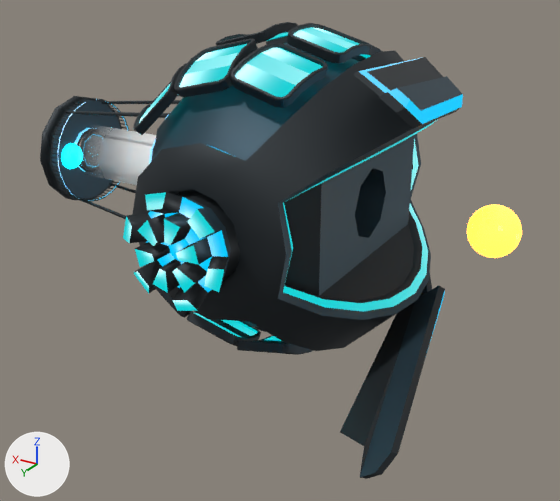
The glTF model public/aero-system/models/derived/airship-cruiser/model.glb as it was, and as the next commit left it.
One viewpoint serves both versions: a camera (50 mm lens) standing at (-0.843, 1.232, 0.495) and looking at (-0.105, 0.003, -0.119). Arrows for +X, +Y and +Z are at lower left; the lights stay in place. The older version comes first. Where no turn or scale is listed for an object, it has been applied to the vertices. Vertices at exactly the same position are counted once.

Objects in the first picture: 'AI_PM_airship_cruiser_body_Aero_Airship_01', 'AI_PM_airship_cruiser_body_Aero_airship_base_01', 'AI_PM_airship_cruiser_body_Aero_airship_screens_01', 'AI_PM_airship_cruiser_body_Aero_airship_wing_01', 'AI_PM_airship_cruiser_body_Aero_airship_wing_02', 'AI_PM_airship_cruiser_body_Aero_elevator_01', 'AI_PM_airship_cruiser_body_ray', 'AI_PM_airship_front_light', 'AI_PM_airship_rear_thruster'.
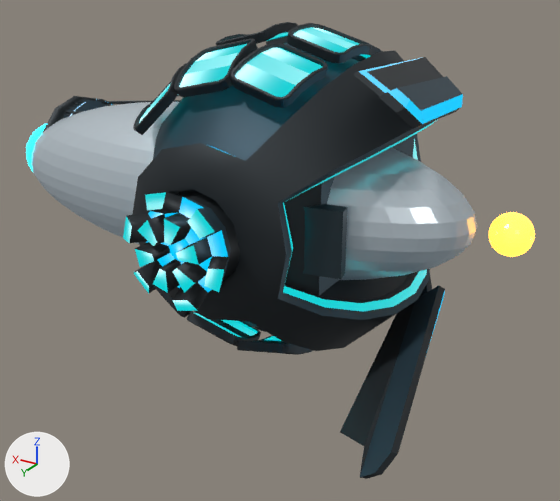
Pixel boxes [x1, y1, x2, y2] of what changed, in the pictures (560 x 501 px; the box of a moved part takes in the faces that stretch with it):
'AI_PM_airship_visible_silver_hull', added
    after: [31, 102, 477, 280]
'AI_PM_airship_upper_fin', added
    after: [303, 204, 348, 279]
'AI_PM_airship_rear_thruster', reshaped, moved (16% narrower, 16% shorter)
    before: [467, 204, 522, 258]
    after: [489, 212, 535, 257]
'AI_PM_airship_blue_nose_cap', added
    after: [26, 124, 47, 172]
part 1 of me_sphere_127, moved or reshaped (not visible afterwards)
    before: [61, 143, 83, 169]
part 2 of me_sphere_128, moved or reshaped
    before: [481, 204, 508, 258]
    after: [501, 212, 519, 257]
'AI_PM_airship_cruiser_body_Aero_airship_base_01', unchanged, covered by the edit
    before: [40, 96, 130, 201]
    after: [42, 96, 114, 133]
'AI_PM_airship_cruiser_body_ray', unchanged, covered by the edit
    before: [116, 131, 156, 185]

The change, as a list of edits to the scene's bpy script:
```text
Change me_sphere_127:
    remove me_sphere_127.from_pydata(...)  # 482 vertices, 960 faces; spans x -0.03..0.03, y -0.03..0.03, z -0.03..0.03
    add me_sphere_127.from_pydata(...)  # 482 vertices, 960 faces; spans x -0.026..0.026, y -0.026..0.026, z -0.026..0.026
    me_sphere_127 part 1: 482 of 482 vertices moved; they spanned x -0.03..0.03, y -0.03..0.03, z -0.03..0.03 and now span x -0.026..0.026, y -0.026..0.026, z -0.026..0.026; mean shift (0.0, 0.0, 0.0)
Change me_sphere_128:
    remove me_sphere_128.from_pydata(...)  # 482 vertices, 960 faces; spans x -0.046..0.046, y -0.046..0.046, z -0.046..0.046
    add me_sphere_128.from_pydata(...)  # 482 vertices, 960 faces; spans x -0.038..0.038, y -0.038..0.038, z -0.038..0.038
    me_sphere_128 part 2: 482 of 482 vertices moved; they spanned x -0.046..0.046, y -0.046..0.046, z -0.046..0.046 and now span x -0.038..0.038, y -0.038..0.038, z -0.038..0.038; mean shift (0.0, 0.0, 0.0)
Add me_cube_108:
    me_cube_108.from_pydata([(-0.042, -0.0204, -0.06), (-0.042, -0.0204, 0.06), (-0.0465, 0.0042, -0.06), (-0.0465, 0.0042, 0.06), (0.0465, -0.0042, -0.06), (0.0465, -0.0042, 0.06), (0.042, 0.0204, -0.06), (0.042, 0.0204, 0.06)], [], [(0, 1, 3), (0, 3, 2), (2, 3, 7), (2, 7, 6), (6, 7, 5), (6, 5, 4), (4, 5, 1), (4, 1, 0), (2, 6, 4), (2, 4, 0), (7, 3, 1), (7, 1, 5)])
    me_cube_108.materials.append(mat_ai_pm_station_dark_metal)  # greyish blue #3b444a
Change ob_ai_pm_airship_rear_thruster:
    ob_ai_pm_airship_rear_thruster.location: (-0.52, -0.02, 0.0) -> (-0.55, -0.02, 0.0)
Add ob_ai_pm_airship_upper_fin:
    ob_ai_pm_airship_upper_fin = bpy.data.objects.new('AI_PM_airship_upper_fin', me_cube_108)
    ob_ai_pm_airship_upper_fin.location = (-0.28, 0.17, 0.0)
Add ob_ai_pm_airship_blue_nose_cap:
    ob_ai_pm_airship_blue_nose_cap = bpy.data.objects.new('AI_PM_airship_blue_nose_cap', me_sphere_209)  # a UV sphere (48 segments, 20 rings, poles along z) spanning x -0.06..0.06, y -0.07..0.07, z -0.07..0.07; in mat_ai_pm_neon_cyan (cyan #45f6ff, glowing cyan #00e7ff)
    ob_ai_pm_airship_blue_nose_cap.location = (0.48, 0.02, 0.0)
Add ob_ai_pm_airship_visible_silver_hull:
    ob_ai_pm_airship_visible_silver_hull = bpy.data.objects.new('AI_PM_airship_visible_silver_hull', me_sphere_208)  # 914 vertices, 1824 faces; spans x -0.52..0.52, y -0.16..0.16, z -0.16..0.16; in mat_ai_pm_airship_warm_metal (light grey #ced7dd)
    ob_ai_pm_airship_visible_silver_hull.location = (0.02, 0.02, 0.0)
```
